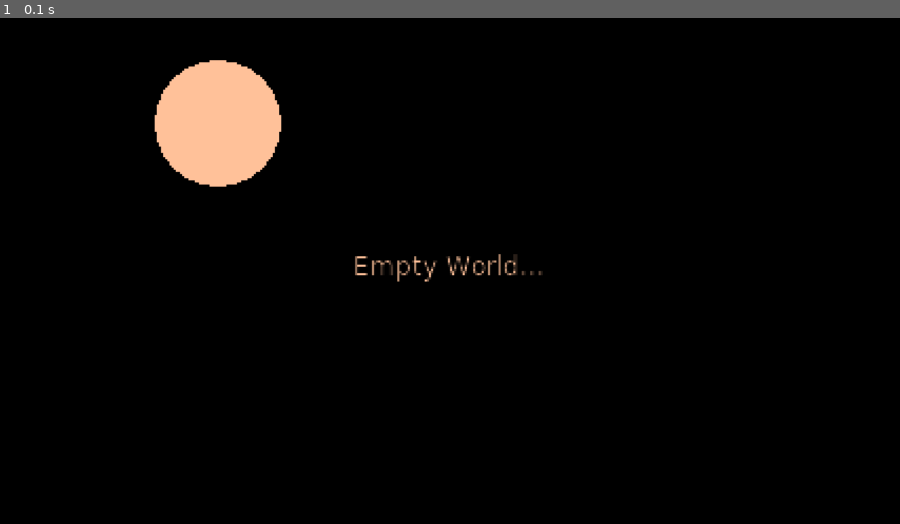
Above: before the commit, frame 1.
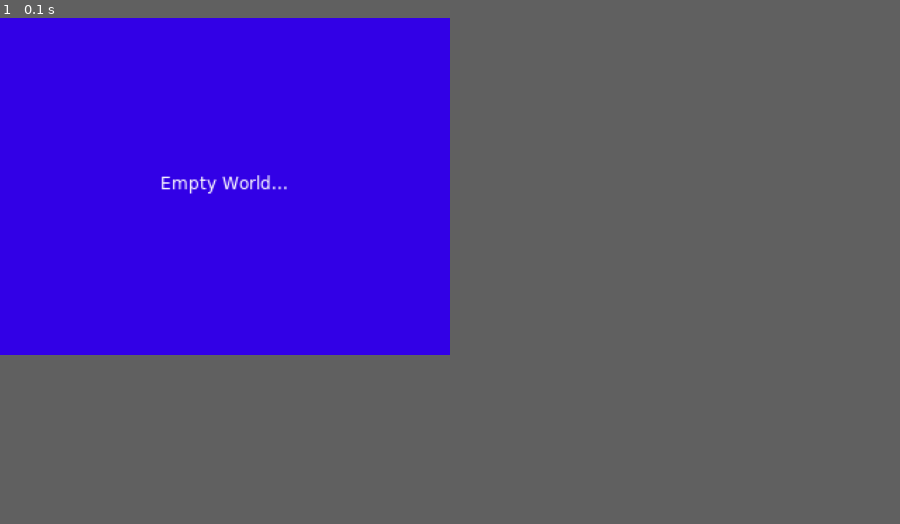
Above: after the commit, the same moment.

Repository: VisualS-RGB/Template-LOVE2D-Project
Game: LÖVE game, started from Template Proyect/main.lua
Two runs of this game, one before a commit and one after it. Both use one fixed random seed, a clock stepped at 60 frames per second and the inputs below.
Inputs:
- Up to frame 1 (0.1 s): no input
In our replay, the window is 900x506 before the commit and 450x337 after it. These sizes can differ from the game's own. Grey fills any space a smaller window leaves; there, only what the larger window draws over its background counts as a difference.

The runs differ from the first frame. In frame 1, 33% of the frame differs, in the area x 0-61%, y 0-67%.

Commit message:
1.0.3

Diff:
--- a/Template Proyect/main.lua
+++ b/Template Proyect/main.lua
@@ -3,7 +3,7 @@
 love.graphics.setDefaultFilter("nearest", "nearest") -- Setup texture filter mode.
 Push:setupScreen(
     320, 240, -- Fixed resolution.
-    1280, 720, -- Real resolution.
+    640, 480, -- Real resolution.
     {
         fullscreen = false,
         resizable = false,
@@ -35,7 +35,7 @@
 
     -- Draw static BG color:
     love.graphics.setColor(love.math.colorFromBytes(50, 0, 230))
-    --love.graphics.rectangle("fill", 0, 0, Push:getWidth(), Push:getHeight())
+    love.graphics.rectangle("fill", 0, 0, Push:getWidth(), Push:getHeight())
     love.graphics.setColor(1, 1, 1, 1)
 
     SceneManager:draw()
--- a/Template Proyect/source/scenes/templateScene.lua
+++ b/Template Proyect/source/scenes/templateScene.lua
@@ -1,6 +1,7 @@
 local Colors = require"libraries.colors"
 
 local scene = {}
+local joysticks = {}
 
 function scene:load()
 end
@@ -9,9 +10,7 @@
 end
 
 function scene:draw()
-    love.graphics.setColor(Colors.pastelOrange)
     love.graphics.printf("Empty World...", 0, Push:getHeight() / 2 - 10, Push:getWidth(), "center")
-    love.graphics.circle("fill", 50, 50, 30)
 end
 
 return scene
